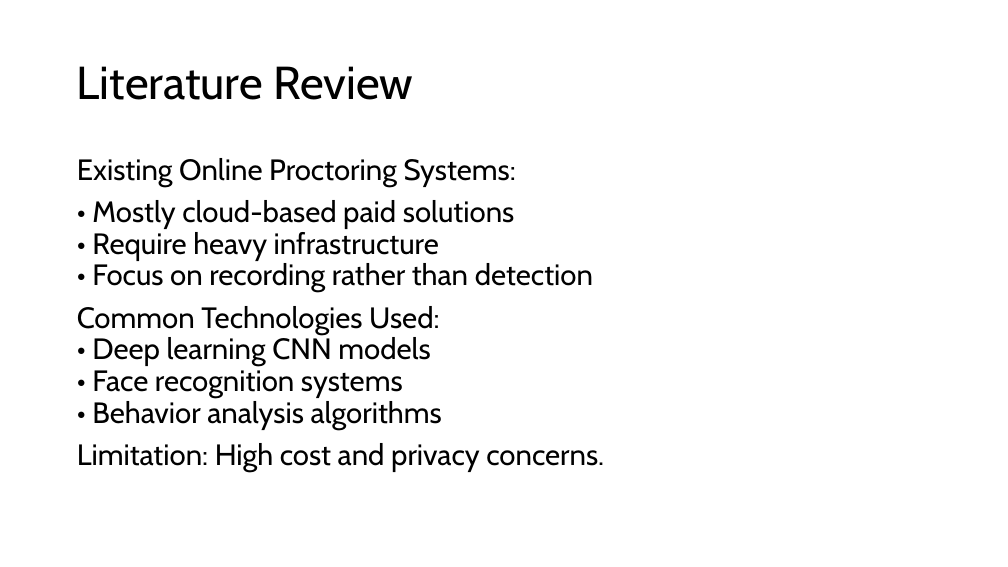
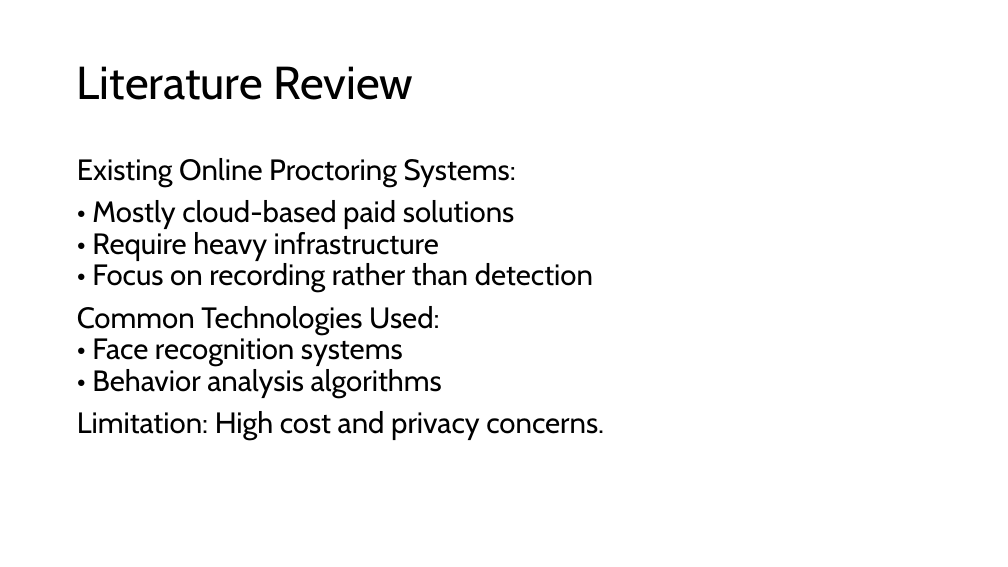
Before and after one commit to Siddhesh1-eng/pbl_project, a slide deck: slide 5 of 2427030221_Siddhesh_Singh_Parmar.pptx. Drawn at 1008x567 pixels with LibreOffice and Linux fonts; fonts in the diff are those of the drawing. Boxes give left, top, right and bottom in pixels: in the first picture for what was removed or moved away, otherwise in the second. Text is boxed around its words. In the diff, an @@ line names an element or a change of style, - is before the commit and + after.

```diff
--- a/2427030221_Siddhesh_Singh_Parmar.pptx
+++ b/2427030221_Siddhesh_Singh_Parmar.pptx
@@ text at (77,306,442,398): text changed @@
-Common Technologies Used:
-• Deep learning CNN models
-• Face recognition systems
-• Behavior analysis algorithms
+Common Technologies Used:
+• Face recognition systems
+• Behavior analysis algorithms
```
Also in this commit, not shown: 2 other slides changed.
